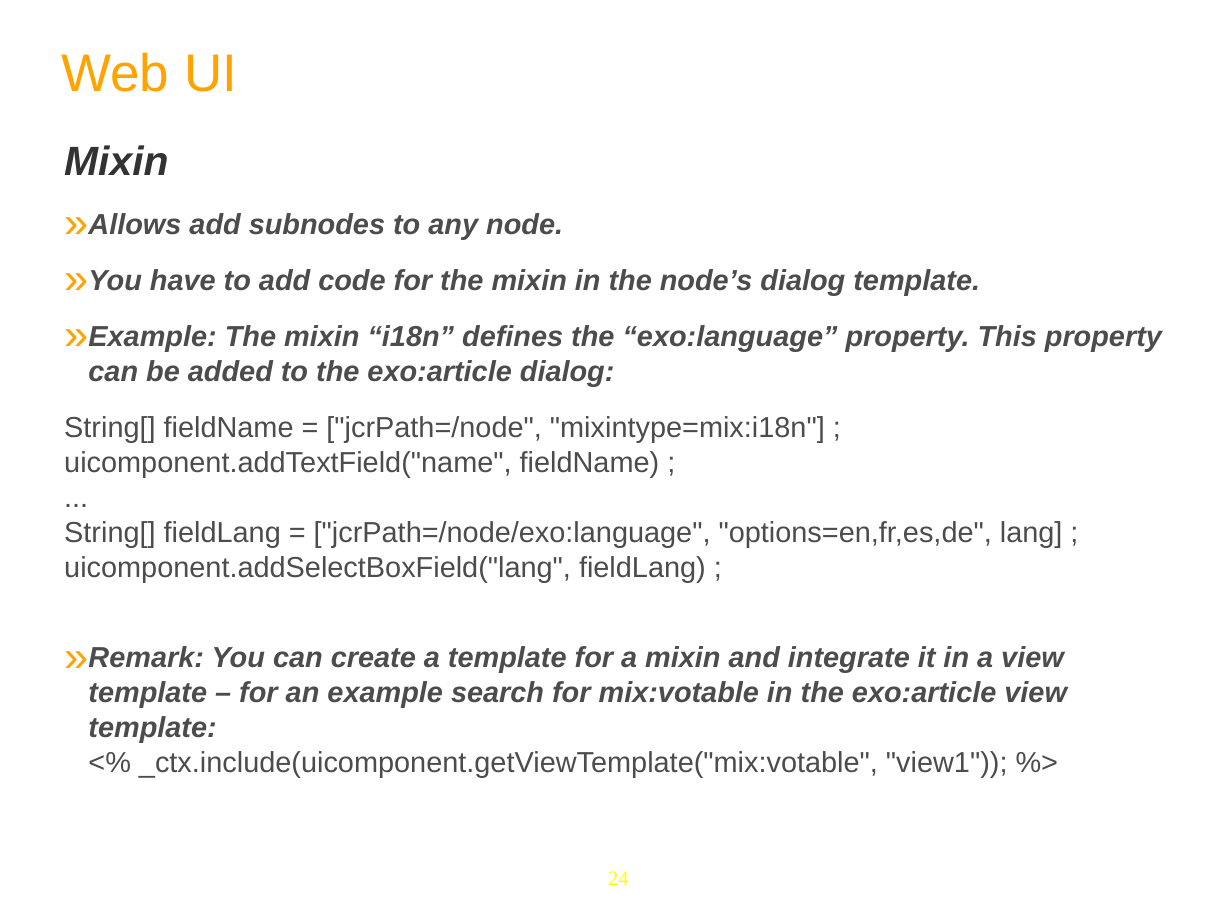
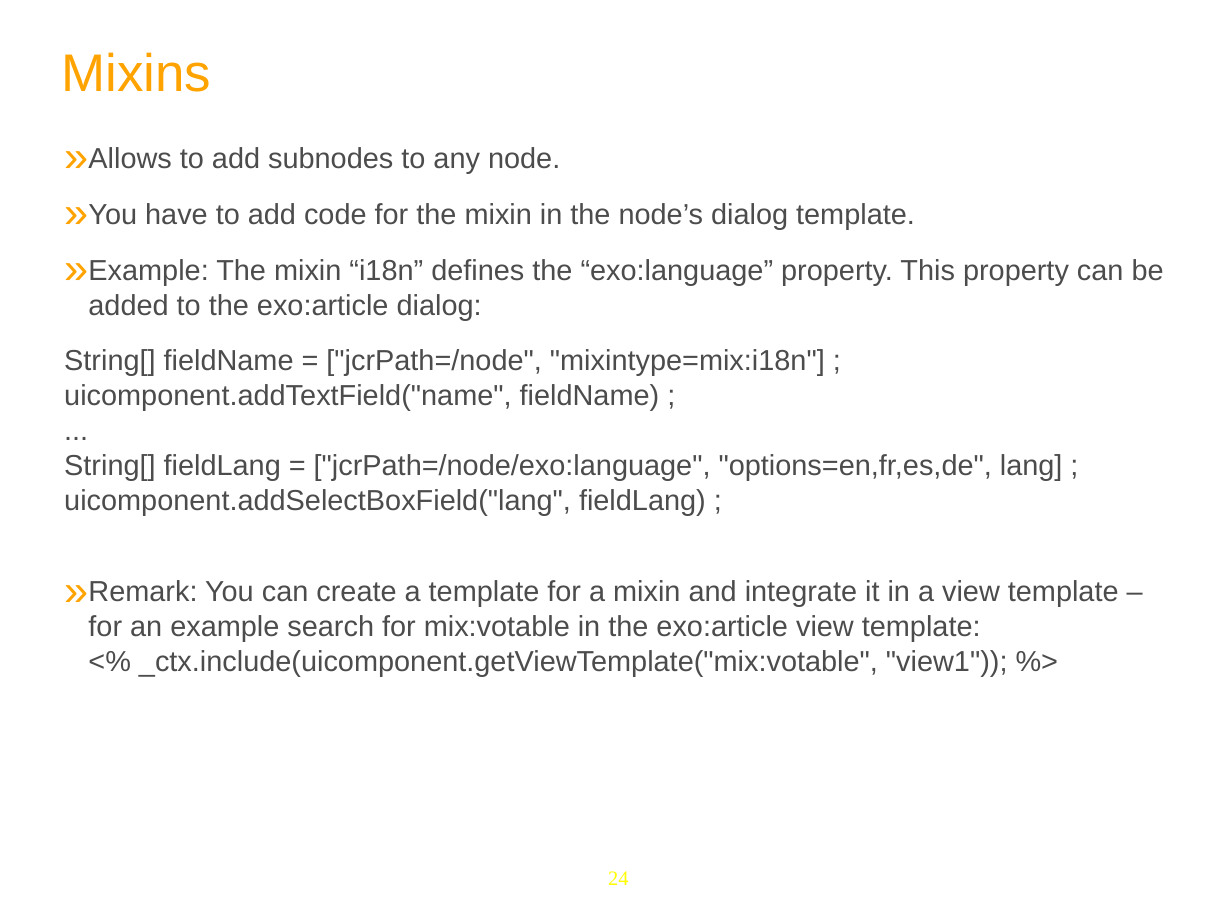
Before and after one commit to anhvurz90/training, a slide deck: slide 24 of exo-developer/460-dms/slides/460-DMS-XDev-en.ppt. Drawn at 1232x924 pixels with LibreOffice and Linux fonts; fonts in the diff are those of the drawing; background and template pictures are left out. Boxes give left, top, right and bottom in pixels: in the first picture for what was removed or moved away, otherwise in the second. Text is boxed around its words. In the diff, an @@ line names an element or a change of style, - is before the commit and + after.

```diff
--- a/exo-developer/460-dms/slides/460-DMS-XDev-en.ppt
+++ b/exo-developer/460-dms/slides/460-DMS-XDev-en.ppt
@@ text at [61,52,211,92]: text changed @@
-Web UI
+Mixins
@@ text at [88,147,560,173]: text changed; bold off; italic off @@
-Mixin
-» Allows add subnodes to any node.
+» Allows to add subnodes to any node.
@@ text at [88,203,1164,677]: bold off, italic off in "You have to add code for the ...", "Example: The mixin “i18n” defines the “exo:language” ...", "Remark: You can create a template for ..." @@
```
Also in this commit, not shown: 23 other slides changed, 4 slides added, 1 slide removed, 10 other files.
